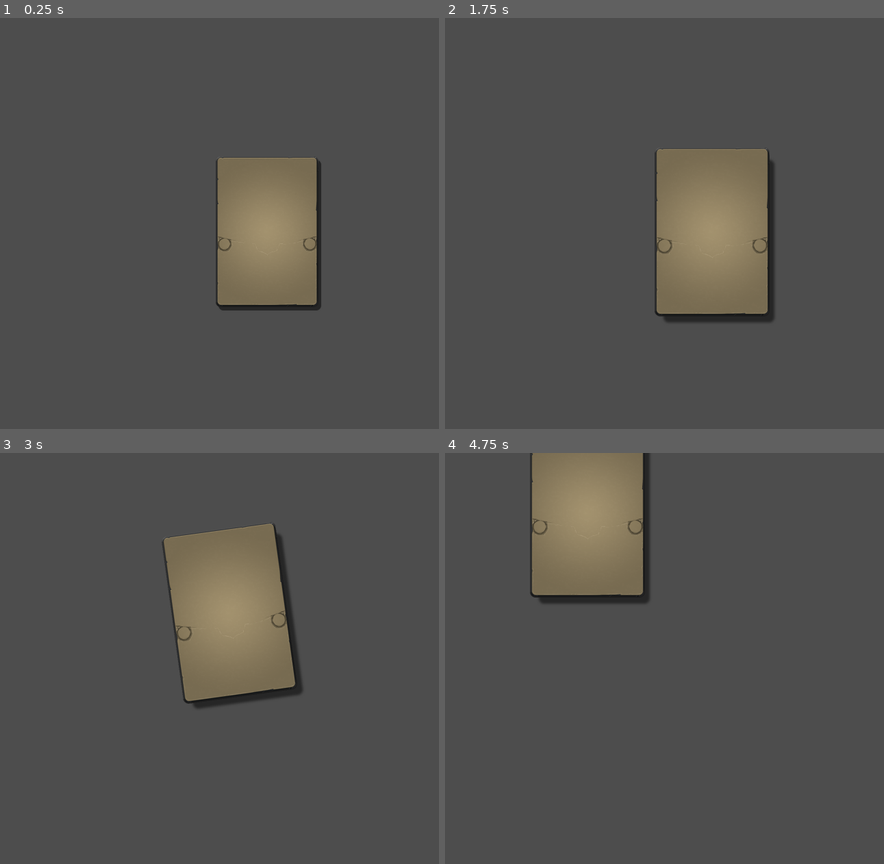
Above: before the commit, frames 1-4 (two rows, left to right).
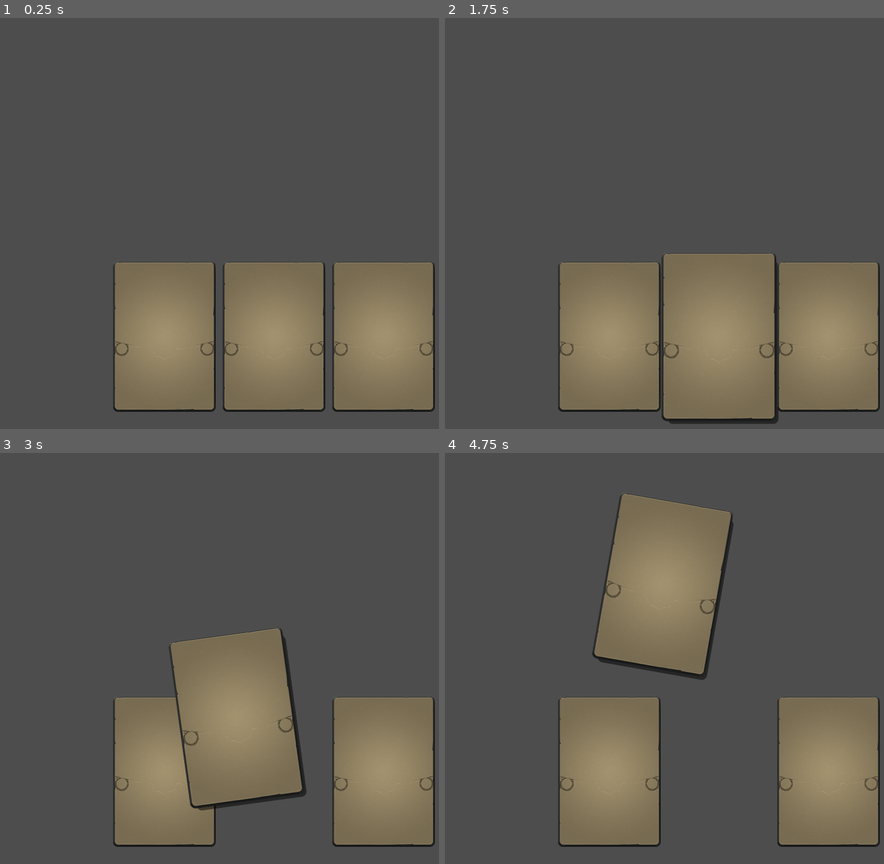
Above: after the commit, the same moments.

Repository: chenkjia/godot-script
Game: Godot game, scene res://Main.tscn
Two runs of this game, one before a commit and one after it. Both use one fixed random seed, a clock stepped at 60 frames per second and the inputs below.
Inputs (mouse positions are in pixels of both pictures, inside the frame that each line leads up to):
- Up to frame 1 (0.25 s): no input
- Up to frame 2 (1.75 s): tap Enter at 0.5 s; move the mouse to (840, 202) at 0.52 s; click (840, 202) at 0.67 s; tap Space at 1.25 s; drag from (607, 244) to (690, 305) at 1.27 s
- Up to frame 3 (3 s): tap Enter at 2 s; move the mouse to (329, 568) at 2.02 s; click (329, 568) at 2.17 s; tap Space at 2.75 s; drag from (245, 740) to (109, 596) at 2.77 s
- Up to frame 4 (4.75 s): move the mouse to (883, 720) at 3.52 s; click (883, 720) at 3.67 s; tap Enter at 4.25 s; drag from (554, 596) to (638, 555) at 4.27 s

The runs differ from the first frame. In frame 1, 29% of the frame differs, in the area x 25-100%, y 33-96%; in frame 2, 31%; in frame 3, 30%; in frame 4, 34%, in the area x 19-100%, y 0-96%.

Commit message:
卡片手牌管理器

Diff:
--- a/Main.tscn
+++ b/Main.tscn
@@ -1,6 +1,6 @@
 [gd_scene load_steps=2 format=3 uid="uid://c2u6yugpqkb8j"]
 
-[ext_resource type="PackedScene" uid="uid://ccdbwlql03nqu" path="res://Card.tscn" id="1_glv2v"]
+[ext_resource type="PackedScene" uid="uid://daahyvmi548l3" path="res://components/CardManager.tscn" id="1_glv2v"]
 
 [node name="Control" type="Control"]
 layout_mode = 3
@@ -10,9 +10,5 @@
 grow_horizontal = 2
 grow_vertical = 2
 
-[node name="Card" parent="." instance=ExtResource("1_glv2v")]
-layout_mode = 0
-offset_left = 630.0
-offset_top = 404.0
-offset_right = 930.0
-offset_bottom = 844.0
+[node name="CardManager" parent="." instance=ExtResource("1_glv2v")]
+layout_mode = 1
--- a/Card.tscn
+++ b/components/Card.tscn
@@ -1,14 +1,7 @@
-[gd_scene load_steps=6 format=3 uid="uid://ccdbwlql03nqu"]
+[gd_scene load_steps=3 format=3 uid="uid://ccdbwlql03nqu"]
 
-[ext_resource type="Script" uid="uid://c3yijigf5a4a2" path="res://card.gd" id="1_21rx5"]
-[ext_resource type="Shader" uid="uid://dl05rvntgxasm" path="res://assets/shader/blur.gdshader" id="2_3ujke"]
+[ext_resource type="Script" uid="uid://c3yijigf5a4a2" path="res://components/card.gd" id="1_21rx5"]
 [ext_resource type="Texture2D" uid="uid://e6bcc7omlliv" path="res://assets/card_bg.png" id="2_hael8"]
-
-[sub_resource type="ShaderMaterial" id="ShaderMaterial_21rx5"]
-shader = ExtResource("2_3ujke")
-shader_parameter/sigma = 0.10000000149012
-
-[sub_resource type="ShaderMaterial" id="ShaderMaterial_3ujke"]
 
 [node name="Card" type="Control"]
 layout_mode = 3
@@ -22,22 +15,11 @@
 modulate = Color(0, 0, 0, 1)
 self_modulate = Color(1, 1, 1, 0.49803922)
 layout_mode = 0
-offset_left = 8.0
-offset_top = 10.0
-offset_right = 308.0
-offset_bottom = 450.0
+offset_right = 300.0
+offset_bottom = 440.0
 texture = ExtResource("2_hael8")
 
-[node name="Blur" type="ColorRect" parent="."]
-material = SubResource("ShaderMaterial_21rx5")
-layout_mode = 0
-offset_left = -75.0
-offset_top = -110.0
-offset_right = 375.0
-offset_bottom = 550.0
-
 [node name="CardTexture" type="TextureRect" parent="."]
-material = SubResource("ShaderMaterial_3ujke")
 layout_mode = 0
 offset_right = 300.0
 offset_bottom = 440.0
--- /dev/null
+++ b/components/CardManager.tscn
@@ -0,0 +1,13 @@
+[gd_scene load_steps=2 format=3 uid="uid://daahyvmi548l3"]
+
+[ext_resource type="Script" uid="uid://b7t8qi5ks8ii6" path="res://components/card_manager.gd" id="1_xg0ni"]
+
+[node name="CardManager" type="Control"]
+layout_mode = 3
+anchors_preset = 12
+anchor_top = 1.0
+anchor_right = 1.0
+anchor_bottom = 1.0
+grow_horizontal = 2
+grow_vertical = 0
+script = ExtResource("1_xg0ni")
--- a/card.gd
+++ b/components/card.gd
@@ -2,13 +2,11 @@
 
 @onready var card: Control = self
 @onready var card_texture: TextureRect = $CardTexture
-@onready var blur: ColorRect = $Blur
 @onready var shadow: TextureRect = $Shadow
 
 @export var pick_up_card_scale: Vector2 = Vector2(1.12, 1.12)
 @export var pick_up_shadow_scale: Vector2 = Vector2(1.08, 1.08)
 @export var pick_up_speed: float = 0.12
-@export var pick_up_sigma: float = 2.0
 
 # 拖动相关变量
 var dragging: bool = false
@@ -23,7 +21,6 @@
 	# 初始：Card 缩放为 1，模糊 sigma 为 0.1；以中心点为基准缩放
 	card_texture.scale = Vector2.ONE
 	card.pivot_offset = card.size * 0.5
-	_set_blur_sigma(0.1)
 	# 连接鼠标进入/退出事件
 	mouse_entered.connect(_on_mouse_entered)
 	mouse_exited.connect(_on_mouse_exited)
@@ -40,7 +37,6 @@
 	tween = create_tween().set_parallel(true)
 	tween.tween_property(card_texture, "scale", pick_up_card_scale, pick_up_speed)
 	tween.tween_property(shadow, "scale", pick_up_shadow_scale, pick_up_speed)
-	tween.tween_method(_set_blur_sigma, 0.1, pick_up_sigma, pick_up_speed)
 
 # 独立函数：放下卡片
 func put_down_card() -> void:
@@ -48,47 +44,45 @@
 	tween = create_tween().set_parallel(true)
 	tween.tween_property(card_texture, "scale", Vector2.ONE, pick_up_speed)
 	tween.tween_property(shadow, "scale", Vector2.ONE, pick_up_speed)
-	tween.tween_method(_set_blur_sigma, pick_up_sigma, 0.1, pick_up_speed)
 
-# tween_method 用的回调：安全设置 blur 的 shader 参数
-func _set_blur_sigma(value: float) -> void:
-	var m := blur.material as ShaderMaterial
-	if m:
-		m.set_shader_parameter("sigma", value)
 
 # 输入事件处理：处理拖动开始和结束
-func _input(event: InputEvent) -> void:
+func _gui_input(event: InputEvent) -> void:
 	if event is InputEventMouseButton:
 		var mb: InputEventMouseButton = event
 		if mb.button_index == MOUSE_BUTTON_LEFT:
 			if mb.pressed:
-				# 检查是否点击在卡片上
-				if card.get_global_rect().has_point(get_viewport().get_mouse_position()):
-					dragging = true
-					drag_offset = card.global_position - get_viewport().get_mouse_position()
+				# 直接开始拖动，因为事件已经在卡片范围内
+				dragging = true
+				drag_offset = global_position - get_global_mouse_position()
+				# 将卡片移到最前面
+				get_parent().move_child(self, -1)
 			else:
 				if dragging:
 					dragging = false
-					# 停止旋转动画并归零
+					# 停止旋转动画并归零（卡片和阴影同步）
 					if tween_rot:
 						tween_rot.kill()
-					tween_rot = create_tween()
-					tween_rot.tween_property(card, "rotation_degrees", 0.0, 0.15)
+					tween_rot = create_tween().set_parallel(true)
+					tween_rot.tween_property(self, "rotation_degrees", 0.0, 0.15)
+					tween_rot.tween_property(shadow, "rotation_degrees", 0.0, 0.15)
 	elif dragging and event is InputEventMouseMotion:
 		drag_card_motion(event as InputEventMouseMotion)
 
 # 独立的拖动卡片函数（小丑牌效果）
 func drag_card_motion(motion_event: InputEventMouseMotion) -> void:
 	# 位置跟随：平滑跟随鼠标位置
-	var mouse_pos: Vector2 = get_viewport().get_mouse_position()
+	var mouse_pos: Vector2 = get_global_mouse_position()
 	var target_pos: Vector2 = mouse_pos + drag_offset
-	card.global_position = card.global_position.lerp(target_pos, follow_speed)
+	global_position = global_position.lerp(target_pos, follow_speed)
+	# 阴影跟随卡片位置
+	shadow.global_position = shadow.global_position.lerp(target_pos, follow_speed)
 
 	# 旋转效果：根据水平移动速度产生Z轴旋转（小丑牌摆动效果）
 	var velocity: Vector2 = motion_event.velocity
 	var target_rotation: float = clamp(velocity.x * rotation_factor, -10.0, 10.0)
 
-	# 平滑旋转到目标角度
+	# 平滑旋转到目标角度（卡片和阴影同步旋转）
 	if tween_rot:
 		tween_rot.kill()
 	tween_rot = create_tween()
--- /dev/null
+++ b/components/card_manager.gd
@@ -0,0 +1,59 @@
+extends Control
+
+# 卡片场景预制体
+@export var card_scene: PackedScene = preload("res://components/Card.tscn")
+
+# 卡片容器和布局参数
+var cards: Array[Control] = []
+@export var card_spacing: float = 20.0
+@export var bottom_margin: float = 50.0
+
+func _ready() -> void:
+	# 连接窗口大小改变信号
+	resized.connect(_on_resized)
+	# 加载三张卡片到页面底部
+	load_cards(3)
+
+# 加载指定数量的卡片
+func load_cards(count: int) -> void:
+	# 清除现有卡片
+	clear_cards()
+
+	# 创建新卡片
+	for i in range(count):
+		var card_instance = card_scene.instantiate()
+		add_child(card_instance)
+		cards.append(card_instance)
+
+	# 布局卡片到底部
+	arrange_cards_at_bottom()
+
+# 将卡片排列在页面底部
+func arrange_cards_at_bottom() -> void:
+	if cards.is_empty():
+		return
+
+	var card_count = cards.size()
+	var card_width = 300.0  # Card.tscn中定义的宽度
+	var total_width = card_count * card_width + (card_count - 1) * card_spacing
+
+	# 计算起始X位置（居中）
+	var start_x = (size.x - total_width) / 2.0
+	var y_position = size.y - 440.0 - bottom_margin  # 440是卡片高度
+
+	# 设置每张卡片的位置
+	for i in range(card_count):
+		var card = cards[i]
+		var x_position = start_x + i * (card_width + card_spacing)
+		card.position = Vector2(x_position, y_position)
+
+# 清除所有卡片
+func clear_cards() -> void:
+	for card in cards:
+		if is_instance_valid(card):
+			card.queue_free()
+	cards.clear()
+
+# 当窗口大小改变时重新布局
+func _on_resized() -> void:
+	arrange_cards_at_bottom()
Renamed: card.gd.uid -> components/card.gd.uid
Not shown, added: components/card_manager.gd.uid
